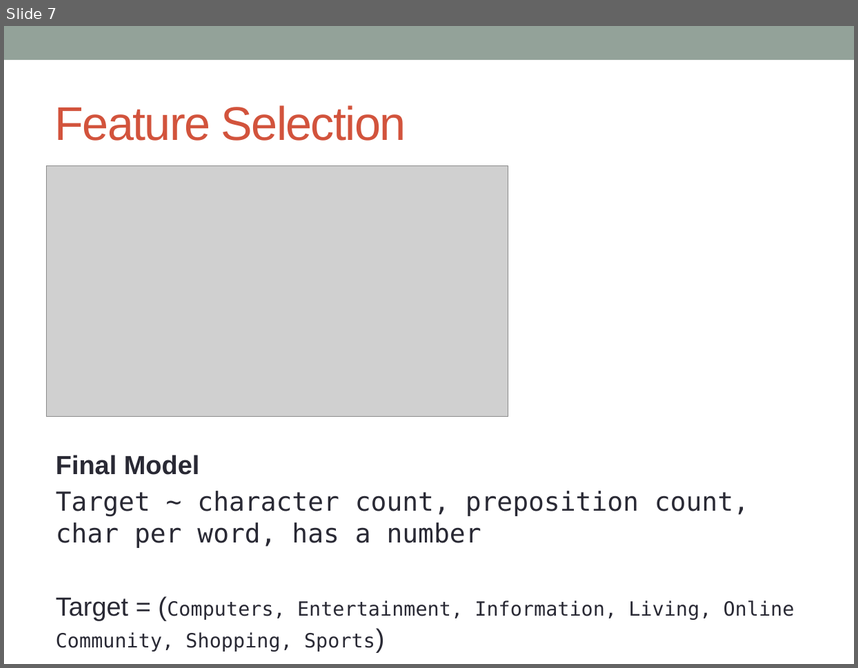
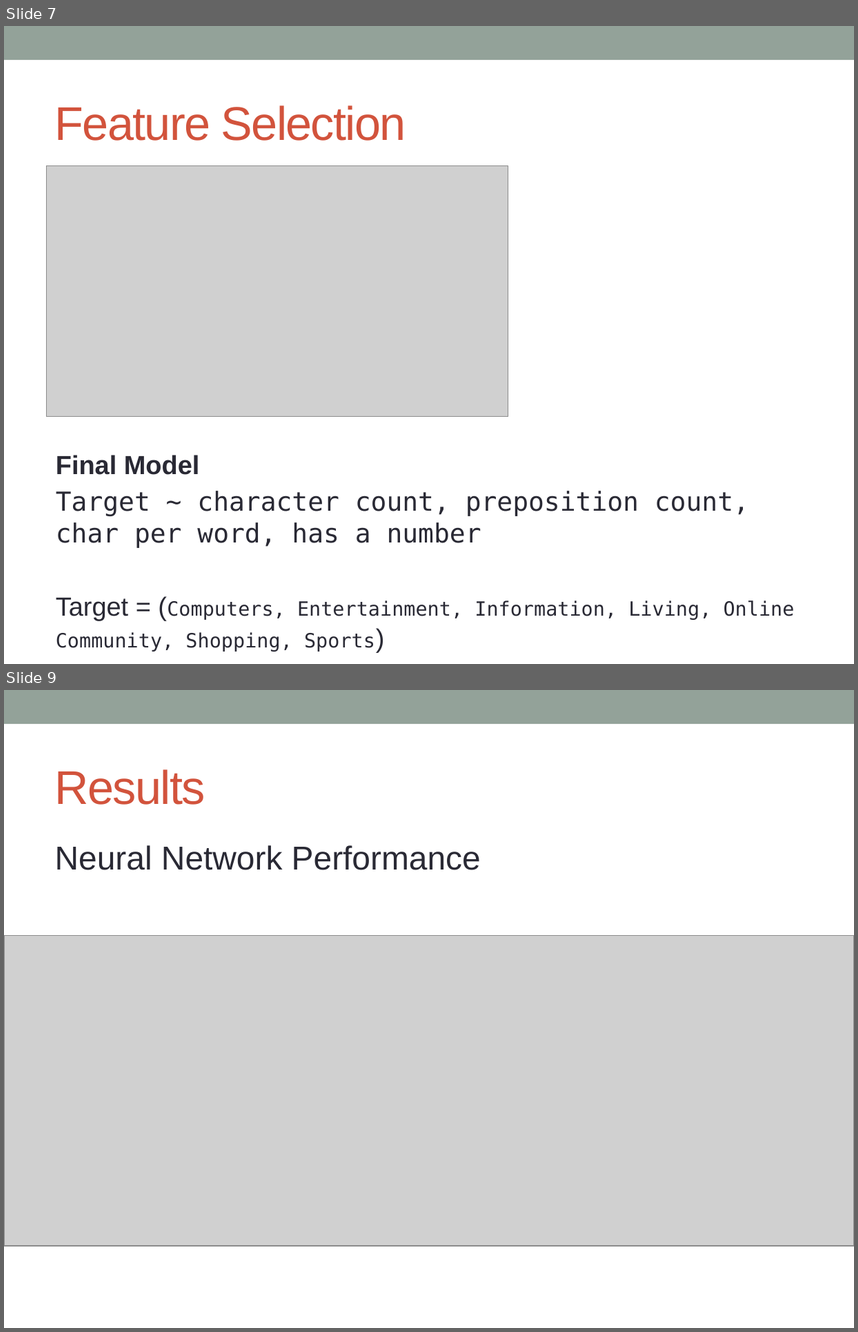
Before and after one commit to jcbain/web_query_classification, a slide deck: presentation.pptx. Shown one above the other, each under a label of ours: slide 7 before the commit, slides 7 and 9 after it; the slides between them are not shown. The pictures are 858x668 and 858x1332 pixels, drawn with LibreOffice and Linux fonts; fonts in the diff are those of the drawing; grey boxes stand for pictures. Boxes give left, top, right and bottom in pixels: in the first picture for what was removed or moved away, otherwise in the second. Text is boxed around its words. In the diff, an @@ line names an element or a change of style, - is before the commit and + after.

Commit message:
update presentation

```diff
--- a/presentation.pptx
+++ b/presentation.pptx
@@ slide 9 added at (4, 690, 854, 1328), background #FFFFFF; not listed: 1 template element that a slide beside it also shows @@
@@ title added at (55, 769, 205, 805), 40 pt, text #D2533C @@
+Results
@@ text added at (55, 845, 481, 870), 28 pt, text #292934 @@
+Neural Network Performance
@@ picture added at (4, 935, 854, 1245) @@
```
Also in this commit, not shown: 1 slide changed, 1 other slide added, 2 other files.
